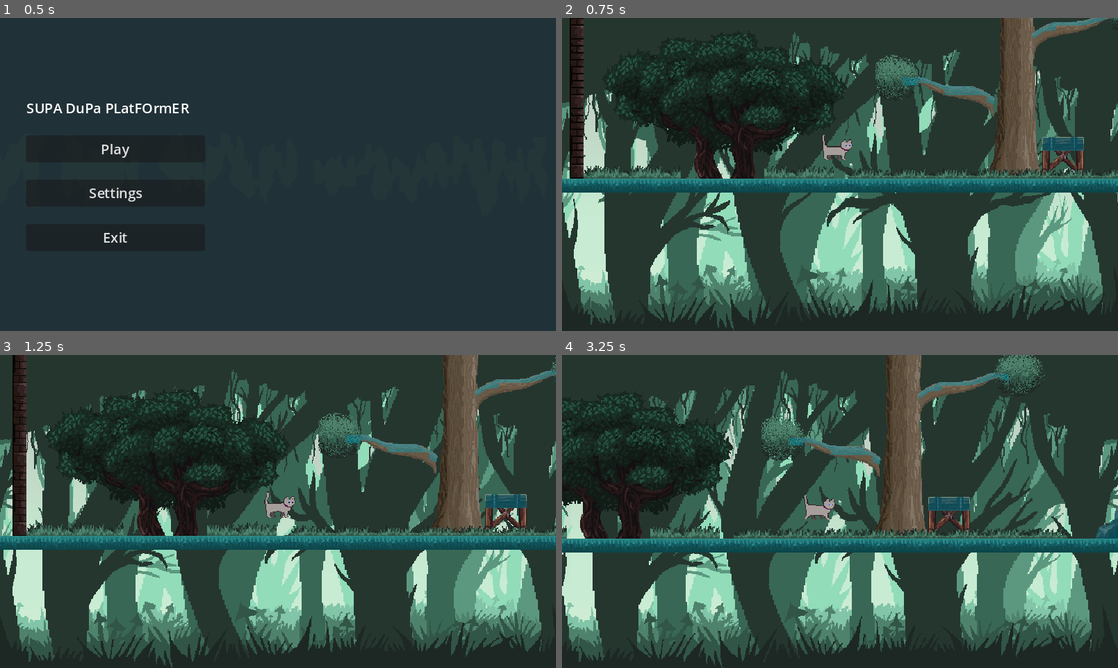
Above: before the commit, frames 1-4 (two rows, left to right).
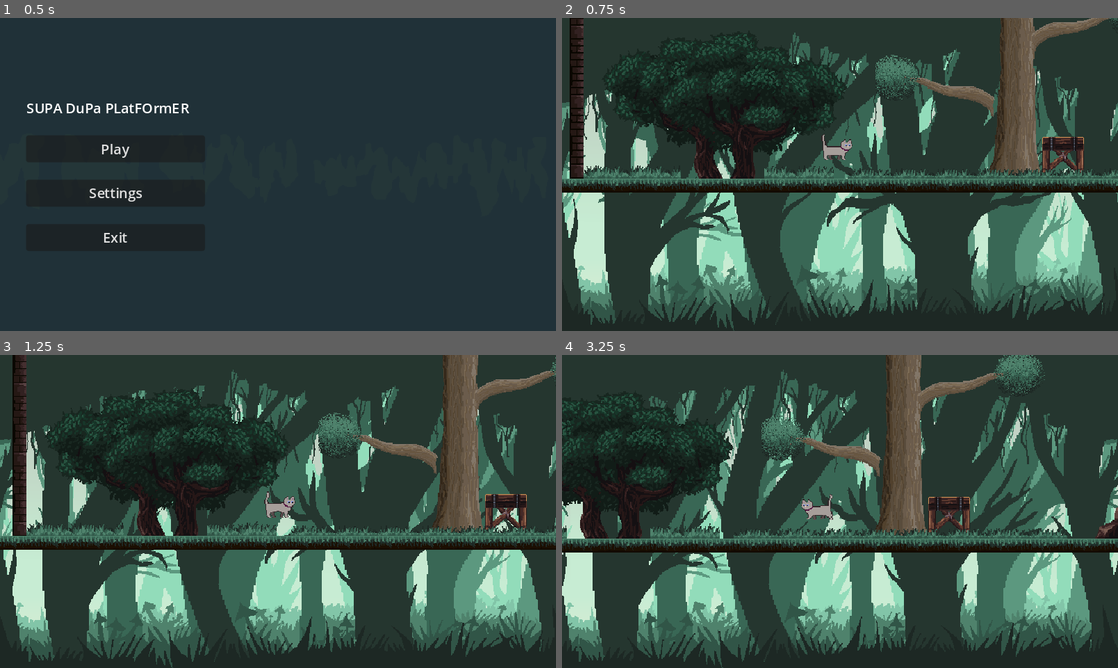
Above: after the commit, the same moments.

Repository: DrDGS/CatPlatformer
Game: Godot game, scene res://Scenes/UI/main_menu.tscn
Two runs of this game, one before a commit and one after it. Both use one fixed random seed, a clock stepped at 60 frames per second and the inputs below.
Inputs:
- Up to frame 1 (0.5 s): no input
- Up to frame 2 (0.75 s): click "Play" at 0.5 s
- Up to frame 3 (1.25 s): no input
- Up to frame 4 (3.25 s): hold D (move_right) 1.28-2.78 s; tap Space (jump) at 1.35, 1.52, 1.82, 2.27, 2.3, 2.57, 3.05 s; tap 2 (TestDryState) at 2.1 s; hold A (move_left) from 2.78 s (still down); tap 3 (TestElecState) at 2.85 s

Frame 1 is identical in both runs. In frame 2, 5.3% of the frame differs, in the area x 0-100%, y 0-56%; in frame 3, 5.4%; in frame 4, 5.8%, in the area x 0-100%, y 5-64%.
Error in both runs: Invalid operands 'float' and 'Vector2' in operator '+'. (res://Scripts/Character/Player.gd:77)

Commit message:
Bug fixed

Diff:
--- a/Scenes/Levels/tutorial_level.tscn
+++ b/Scenes/Levels/tutorial_level.tscn
@@ -163,7 +163,6 @@
 [node name="TileMap" type="TileMap" parent="."]
 position = Vector2(20, 0)
 tile_set = ExtResource("14_scdg5")
-collision_visibility_mode = 1
 format = 2
 layer_0/name = "Climbing"
 layer_0/tile_data = PackedInt32Array(-655381, 3407872, 32, -589845, 3407872, 33, -524309, 3407872, 34, -458773, 3407872 …(13529 unchanged characters)…
--- a/Scenes/PrefabScenes/character_body_2d.tscn
+++ b/Scenes/PrefabScenes/character_body_2d.tscn
@@ -1,7 +1,7 @@
 [gd_scene load_steps=21 format=3 uid="uid://bbex6nahnu52s"]
 
 [ext_resource type="Script" path="res://Scripts/Character/Player.gd" id="1_glyvn"]
-[ext_resource type="Texture2D" uid="uid://ddp2nqwdl37yy" path="res://Sprites/Character/Cat_all_anim.png" id="2_bv8yk"]
+[ext_resource type="Texture2D" uid="uid://b865m6ru0txj2" path="res://Sprites/Character/Cat_animated.png" id="2_naua7"]
 [ext_resource type="Script" path="res://Scripts/HealthComponent.gd" id="3_4h6d8"]
 [ext_resource type="Script" path="res://Scripts/Character/PlayerInput.gd" id="4_lpiec"]
 
@@ -18,13 +18,12 @@
 tracks/0/keys = {
 "times": PackedFloat32Array(0, 0.1, 0.2, 0.3, 0.4, 0.5, 0.6, 0.7, 0.8, 0.9, 1, 1.1),
 "transitions": PackedFloat32Array(1, 1, 1, 1, 1, 1, 1, 1, 1, 1, 1, 1),
-"update": 0,
+"update": 1,
 "values": [0, 1, 2, 3, 4, 5, 6, 7, 8, 9, 10, 11]
 }
 
 [sub_resource type="Animation" id="Animation_iydob"]
 resource_name = "CatJump"
-length = 0.95
 tracks/0/type = "value"
 tracks/0/imported = false
 tracks/0/enabled = true
@@ -66,7 +65,7 @@
 tracks/0/keys = {
 "times": PackedFloat32Array(0, 0.1, 0.2, 0.3, 0.4),
 "transitions": PackedFloat32Array(1, 1, 1, 1, 1),
-"update": 0,
+"update": 1,
 "values": [47, 48, 49, 50, 51]
 }
 
@@ -82,7 +81,7 @@
 tracks/0/keys = {
 "times": PackedFloat32Array(0, 0.1, 0.2, 0.3, 0.4),
 "transitions": PackedFloat32Array(1, 1, 1, 1, 1),
-"update": 0,
+"update": 1,
 "values": [42, 43, 44, 45, 46]
 }
 
@@ -121,7 +120,7 @@
 
 [sub_resource type="Animation" id="Animation_v14dx"]
 resource_name = "CatOnWallIdle"
-length = 2.05
+length = 2.1
 tracks/0/type = "value"
 tracks/0/imported = false
 tracks/0/enabled = true
@@ -131,24 +130,8 @@
 tracks/0/keys = {
 "times": PackedFloat32Array(0, 0.1, 0.2, 0.3, 0.4, 0.5, 0.6, 0.7, 0.8, 0.9, 1, 1.1, 1.2, 1.3, 1.4, 1.5, 1.6, 1.7, 1.8, 1.9, 2),
 "transitions": PackedFloat32Array(1, 1, 1, 1, 1, 1, 1, 1, 1, 1, 1, 1, 1, 1, 1, 1, 1, 1, 1, 1, 1),
-"update": 0,
+"update": 1,
 "values": [147, 148, 149, 150, 151, 152, 153, 154, 155, 156, 157, 158, 159, 160, 161, 162, 163, 164, 165, 166, 167]
-}
-
-[sub_resource type="Animation" id="Animation_v14dx"]
-resource_name = "CatOnWallIdle"
-length = 1.05
-tracks/0/type = "value"
-tracks/0/imported = false
-tracks/0/enabled = true
-tracks/0/path = NodePath("Sprite2D:frame")
-tracks/0/interp = 1
-tracks/0/loop_wrap = true
-tracks/0/keys = {
-"times": PackedFloat32Array(0, 0.1, 0.2, 0.3, 0.4, 0.5, 0.6, 0.7, 0.8, 0.9, 1),
-"transitions": PackedFloat32Array(1, 1, 1, 1, 1, 1, 1, 1, 1, 1, 1),
-"update": 1,
-"values": [84, 85, 86, 87, 88, 89, 90, 91, 92, 93, 94]
 }
 
 [sub_resource type="Animation" id="Animation_2e05e"]
@@ -164,7 +147,7 @@
 tracks/0/keys = {
 "times": PackedFloat32Array(0, 0.1, 0.2, 0.3, 0.4, 0.5),
 "transitions": PackedFloat32Array(1, 1, 1, 1, 1, 1),
-"update": 0,
+"update": 1,
 "values": [21, 22, 23, 24, 25, 26]
 }
 
@@ -242,12 +225,12 @@
 
 [node name="Sprite2D" type="Sprite2D" parent="."]
 position = Vector2(1, -2)
-texture = ExtResource("2_bv8yk")
+texture = ExtResource("2_naua7")
 hframes = 21
 vframes = 8
 
 [node name="CollisionShape2D" type="CollisionShape2D" parent="."]
-position = Vector2(1, 3)
+position = Vector2(0, 1)
 rotation = 1.5708
 shape = SubResource("CapsuleShape2D_1y5f3")
 
--- a/Scripts/Character/Player.gd
+++ b/Scripts/Character/Player.gd
@@ -175,7 +175,6 @@
 			plInput.in_air = false
 
 	if not plInput.in_air and is_on_floor():
-		plInput.in_air_all = false
 		if not plInput.direction:
 			player_state = State.Idle
 		elif plInput.direction and not plInput.is_run:
@@ -184,7 +183,6 @@
 			player_state = State.Run
 
 	if is_on_wall() and plInput.direction and plInput.can_climb_wall:
-		plInput.in_air_all = false
 		idle_timer.wait_time = TIME_TO_IDLE
 		idle_timer.start()
 		player_state = State.OnWall
@@ -237,7 +235,7 @@
 
 func animation_logic(direction : Vector2):
 	animation_tree["parameters/blend_position"] = direction.normalized();
-	if direction.x != 0 and not plInput.in_air_all:
+	if direction.x != 0 and (player_state == State.Walk or player_state == State.Idle or player_state == State.Run):
 		flip_h(direction)
 
 
--- a/Scripts/Character/PlayerInput.gd
+++ b/Scripts/Character/PlayerInput.gd
@@ -4,7 +4,6 @@
 var is_run
 var is_jump
 var in_air
-var in_air_all
 var can_climb_wall
 
 # Input handler
@@ -21,9 +20,8 @@
 	else:
 		is_run = false
 
-	if Input.is_action_just_pressed("jump") and not in_air_all:
+	if Input.is_action_just_pressed("jump"):
 		is_jump = true
 		in_air = true
-		in_air_all = true
 	else:
 		is_jump = false
Not shown: 1 places in Scenes/Levels/tutorial_level.tscn that only renumber resources
Binary file changed: Sprites/Character/Cat_animated.png
Not shown, added: export_presets.cfg
Binary file added: Иконка.png
Not shown, added: Иконка.png.import
